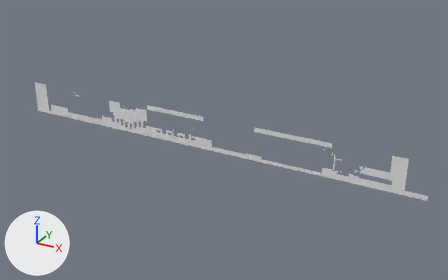
Two versions of the OBJ model Dashopolis/Assets/Tiled2Unity/Meshes/JUNGLE.obj, one commit apart.
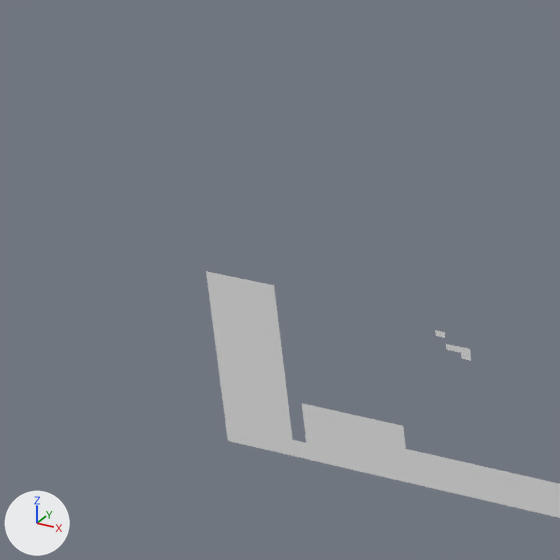
Each version is shown whole from a 50 mm camera at (62.1, -422.1, 193.8) aimed at (-175.7, 10.3, -22.3), then close up on the part from 0% to 21% of the width and 13% to 47% of the height. The axes (+X, +Y, +Z) are drawn at lower left. The lights are the same throughout. Where no turn or scale is listed for an object, it has been applied to the vertices.

Names of what the first close-up shows: 'JUNGLE'.
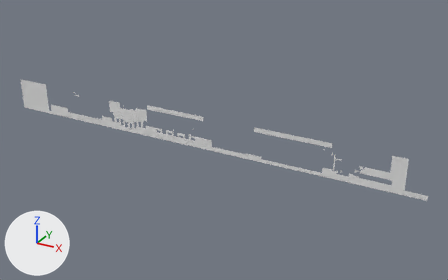
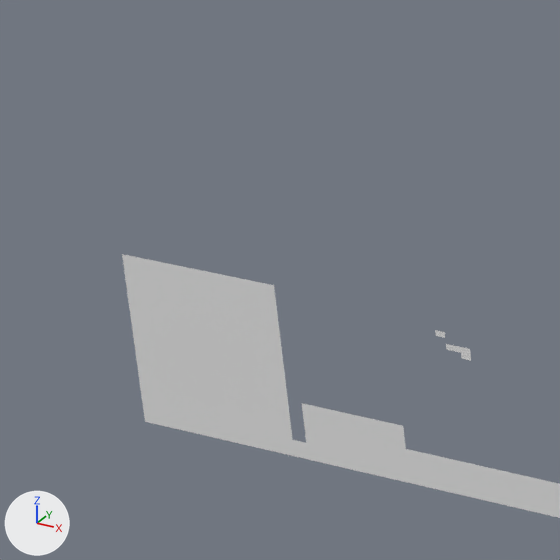
What differs and where, as boxes (x1, y1, x2, y2) in the close-ups (560 x 560 px):
```json
{"object": "JUNGLE", "change": "reshaped", "before": [206, 271, 560, 518], "after": [122, 254, 560, 518]}
{"part": 1, "of": "me_jungle", "change": "added", "after": [122, 254, 228, 441]}
```

The change, as JSON lines over the scene's bpy script:
```json
{"block": "me_jungle", "where": "# used by ob_jungle; location = (0.0, 0.0, 0.0)"}
{"op": "remove", "block": "me_jungle", "code": "me_jungle.from_pydata(...)  # 5092 vertices, 4295 faces; spans x -383.0..0.0, y 0.0, z -30.0..0.0"}
{"op": "add", "block": "me_jungle", "code": "me_jungle.from_pydata(...)  # 5681 vertices, 4865 faces; spans x -402.0..0.0, y 0.0, z -30.0..0.0"}
{"block": "me_jungle", "change": "me_jungle part 1: 589 vertices added at x -402.0..-384.0, y 0.0, z -30.0..0.0"}
```
